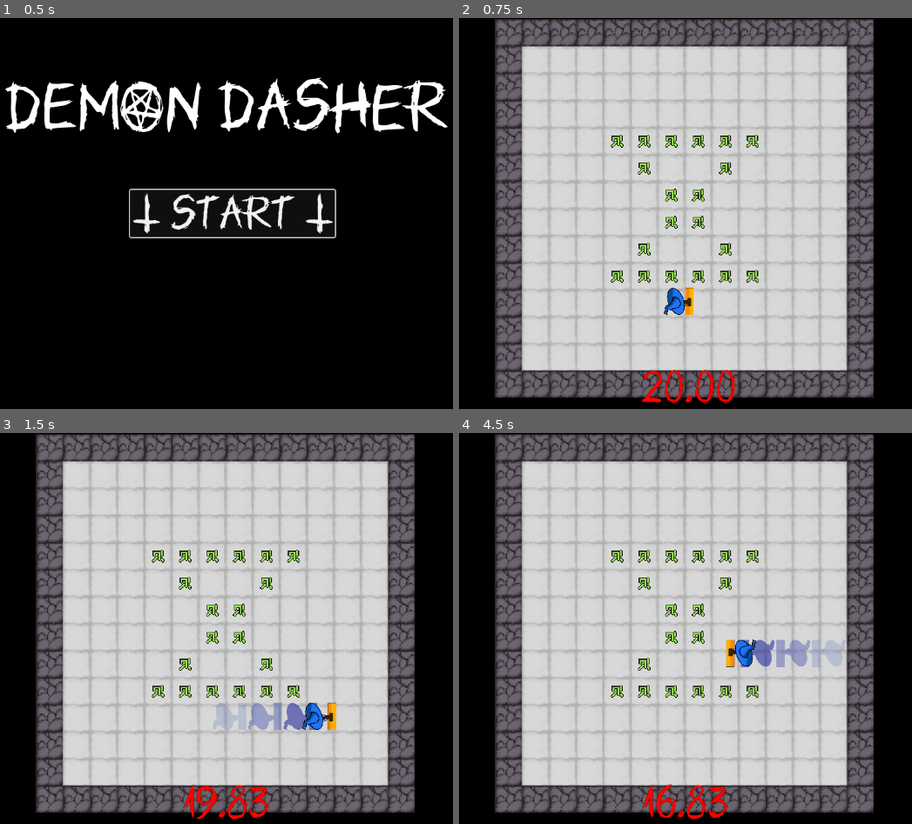
Above: before the commit, frames 1-4 (two rows, left to right).
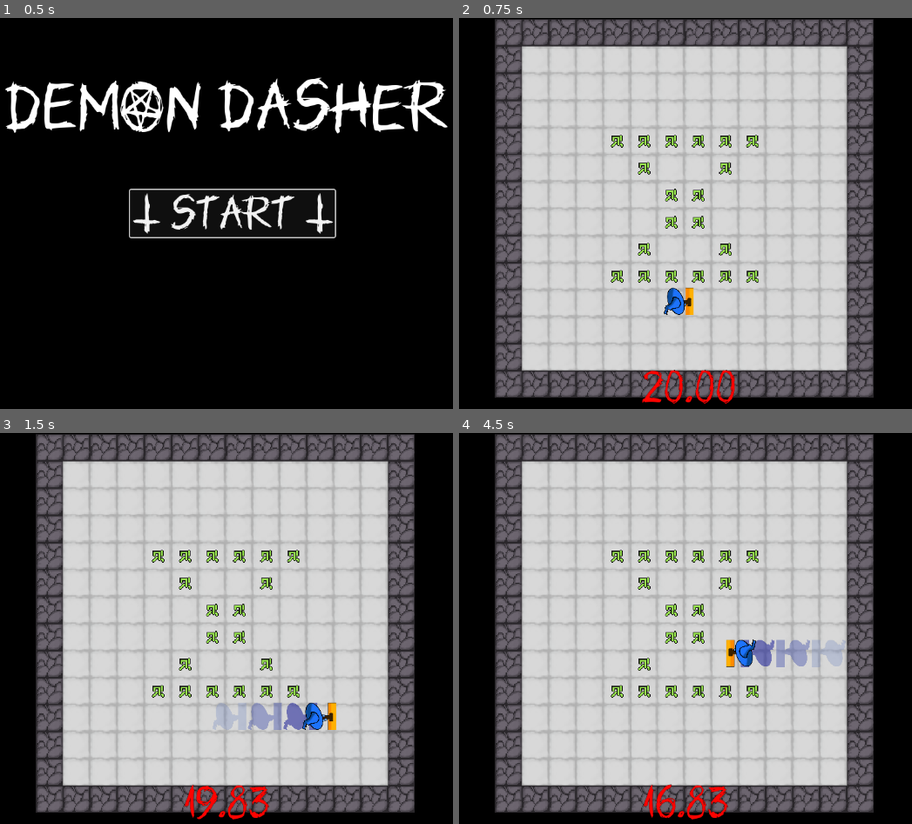
Above: after the commit, the same moments.

Repository: OwlyCode/LD55
Game: Godot game, scene res://Menu.tscn
Same seed, same stepped clock (60 frames per second), same inputs: the game is played once before the commit and once after it.
Inputs:
- Up to frame 1 (0.5 s): no input
- Up to frame 2 (0.75 s): click "T Start T" at 0.5 s
- Up to frame 3 (1.5 s): tap Enter at 1.25 s; hold D (right) from 1.28 s (still down); hold Space (dash) from 1.28 s (still down)
- Up to frame 4 (4.5 s): release D (right) at 2.03 s; release Space (dash) at 2.03 s; hold S (down) 2.03-2.78 s; tap Space (dash) at 2.1, 3.6 s; hold D (right) 2.78-3.53 s; hold Space (dash) 2.78-3.53 s; hold W (up) 3.53-4.28 s; hold A (left) from 4.28 s (still down); hold Space (dash) from 4.28 s (still down)

Frame 1 is identical in both runs. In frame 2, 2.0% of the frame differs, in the area x 8-92%, y 0-98%; in frame 3, 2.0%; in frame 4, 2.0%.

Commit message:
Adding dash sound

Diff:
--- a/Hero.gd
+++ b/Hero.gd
@@ -105,8 +105,15 @@
 		if dashing_time <= 0:
 			dash_status = DashStatus.DASH_EXIT
 
+	if dash_status in [DashStatus.DASHING, DashStatus.DASH_EXIT] and !$DashSlide.playing:
+		$DashSlide.play()
+	elif $DashSlide.playing:
+		$DashSlide.stop()
+
 	if dash_asked:
 		dash_asked = false
+		if dash_status not in [DashStatus.DASHING, DashStatus.DASH_EXIT]:
+			$DashStart.play()
 		dash_status = DashStatus.DASHING
 		dashing_time = DASH_TIME
 		dash_exit_time = DASH_EXIT_TIME
@@ -136,7 +143,6 @@
 				velocity = velocity.rotated( - angle * 0.1)
 				direction = direction.rotated( - angle * 0.1)
 				drift = drift.rotated( - angle * 0.1)
-				print(["SNAP", deg_angle, direction])
 
 	move_and_slide()
 
--- a/bullet.tscn
+++ b/bullet.tscn
@@ -1,7 +1,11 @@
-[gd_scene load_steps=4 format=3 uid="uid://bexdwwrdfhpg3"]
+[gd_scene load_steps=5 format=3 uid="uid://bexdwwrdfhpg3"]
 
 [ext_resource type="Script" path="res://levels/Bullet.gd" id="1_wyptr"]
-[ext_resource type="Texture2D" uid="uid://b2rr46gp7nhtj" path="res://assets/bullet.png" id="2_wc0s8"]
+[ext_resource type="Texture2D" uid="uid://dlqxxmfic0gb2" path="res://assets/tileset2.png" id="2_dxf7o"]
+
+[sub_resource type="AtlasTexture" id="AtlasTexture_ilivf"]
+atlas = ExtResource("2_dxf7o")
+region = Rect2(129.736, 36.2955, 29.313, 19.4588)
 
 [sub_resource type="CircleShape2D" id="CircleShape2D_w4i4c"]
 radius = 6.0
@@ -13,7 +17,9 @@
 script = ExtResource("1_wyptr")
 
 [node name="Sprite2D" type="Sprite2D" parent="."]
-texture = ExtResource("2_wc0s8")
+rotation = 3.14159
+texture = SubResource("AtlasTexture_ilivf")
 
 [node name="CollisionShape2D" type="CollisionShape2D" parent="."]
+position = Vector2(-7, 1)
 shape = SubResource("CircleShape2D_w4i4c")
--- a/game.tscn
+++ b/game.tscn
@@ -9,7 +9,9 @@
 [ext_resource type="FontFile" uid="uid://6ovh0s5ogn73" path="res://assets/Unutterable-Regular.ttf" id="6_gg3qu"]
 [ext_resource type="Texture2D" uid="uid://d335yy0w8orwg" path="res://assets/hero/perso_principal0001.png" id="6_l5nk5"]
 [ext_resource type="Texture2D" uid="uid://bgorf1ivrnuc0" path="res://assets/demon.png" id="7_0bdf2"]
+[ext_resource type="AudioStream" uid="uid://3g7b283fypot" path="res://assets/DASH_impact_ogg.ogg" id="7_55k2h"]
 [ext_resource type="AudioStream" uid="uid://bkfl0spl1gb6c" path="res://assets/victory.wav" id="8_ebn7w"]
+[ext_resource type="AudioStream" uid="uid://b10i8l0pmk11x" path="res://assets/DASH_slide_ogg.ogg" id="8_mijgm"]
 [ext_resource type="AudioStream" uid="uid://bjt4fqvm5asxs" path="res://assets/defeat.wav" id="9_mg1cs"]
 
 [sub_resource type="SpriteFrames" id="SpriteFrames_bfs25"]
@@ -40,14 +42,6 @@
 [sub_resource type="RectangleShape2D" id="RectangleShape2D_8bcqp"]
 size = Vector2(10, 32)
 
-[sub_resource type="Curve" id="Curve_dygca"]
-_data = [Vector2(0.119298, 0.287821), 0.0, 1.97023, 0, 0, Vector2(1, 0.983565), 0.0, 0.0, 0, 0]
-point_count = 2
-
-[sub_resource type="Gradient" id="Gradient_cr6px"]
-offsets = PackedFloat32Array(0, 0.768889, 1)
-colors = PackedColorArray(0.390625, 0.375296, 0.34582, 1, 0.229167, 0.229167, 0.229167, 1, 0, 0, 0, 0)
-
 [sub_resource type="StyleBoxFlat" id="StyleBoxFlat_4i0eo"]
 bg_color = Color(0, 0.486275, 0.6, 0.658824)
 
@@ -159,29 +153,11 @@
 position = Vector2(11, 0)
 shape = SubResource("RectangleShape2D_8bcqp")
 
-[node name="DriftSmoke" type="CPUParticles2D" parent="Hero"]
-emitting = false
-amount = 16
-gravity = Vector2(0, -20)
-scale_amount_min = 4.0
-scale_amount_max = 4.0
-scale_amount_curve = SubResource("Curve_dygca")
-
-[node name="DashParticles2" type="CPUParticles2D" parent="Hero"]
-visible = false
-position = Vector2(-19, 0)
-amount = 3
-lifetime = 0.3
-randomness = 1.0
-texture = ExtResource("5_0ytsv")
-spread = 0.0
-gravity = Vector2(0, 0)
-angle_min = -90.0
-angle_max = -90.0
-scale_amount_min = 0.1
-scale_amount_max = 0.1
-color = Color(1, 0.839216, 0.6, 1)
-color_ramp = SubResource("Gradient_cr6px")
+[node name="DashStart" type="AudioStreamPlayer" parent="Hero"]
+stream = ExtResource("7_55k2h")
+
+[node name="DashSlide" type="AudioStreamPlayer" parent="Hero"]
+stream = ExtResource("8_mijgm")
 
 [node name="UI" type="CanvasLayer" parent="."]
 
--- a/levels/Bullet.gd
+++ b/levels/Bullet.gd
@@ -1,6 +1,7 @@
 extends CharacterBody2D
 
 var speed = 100
+var iframe = 0.0
 
 var bounce_count = 1
 
@@ -10,9 +11,13 @@
 	velocity = Vector2(speed, 0).rotated(rotation)
 
 func _physics_process(delta):
+	look_at(position + velocity)
 	var collision = move_and_collide(velocity * delta)
 
-	if collision:
+	iframe -= delta
+
+	if collision and iframe <= 0:
+		iframe = 0.5
 		velocity = velocity.bounce(collision.get_normal())
 		bounce_count -= 1
 		if collision.get_collider().has_method("hit"):
Not shown, added: assets/DASH_impact_ogg.ogg.import
Not shown, added: assets/DASH_slide_ogg.ogg.import
Binary file changed: assets/tileset2.png
Not shown, added: assets/DASH_impact_ogg.ogg
Not shown, added: assets/DASH_slide_ogg.ogg
